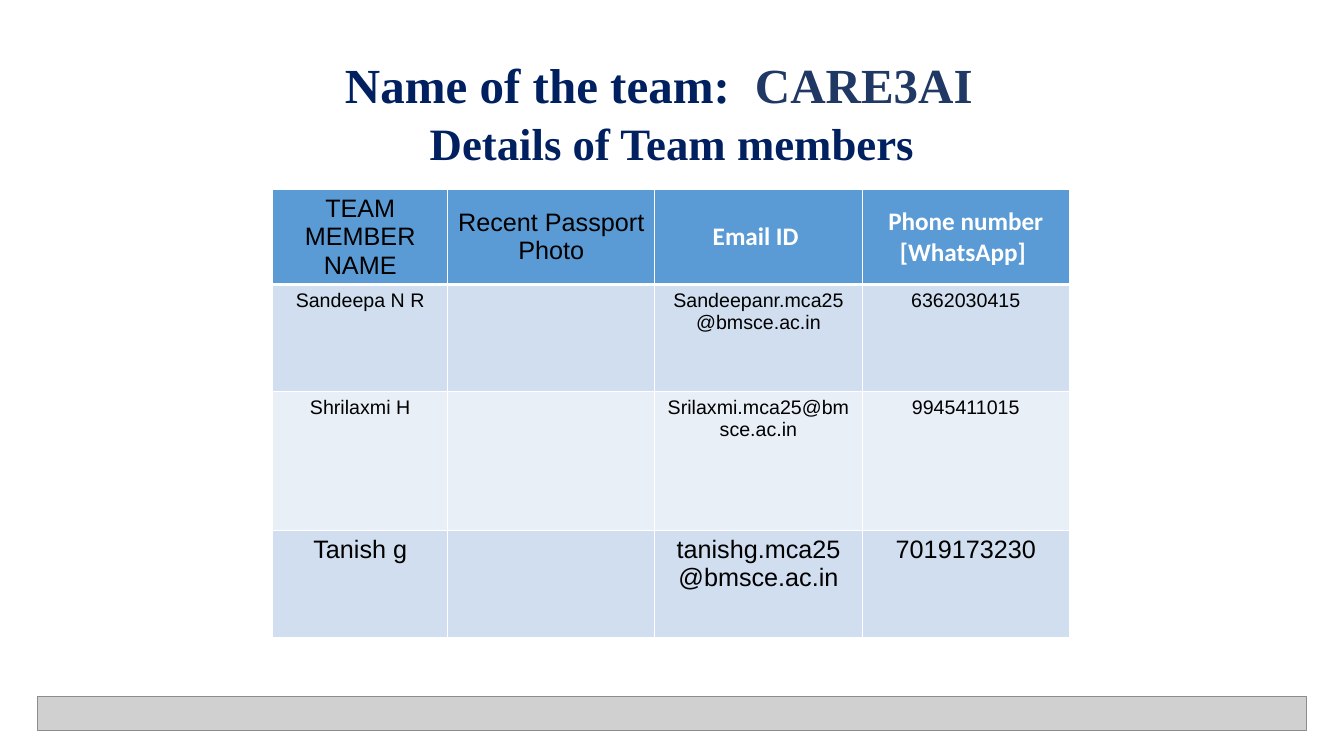
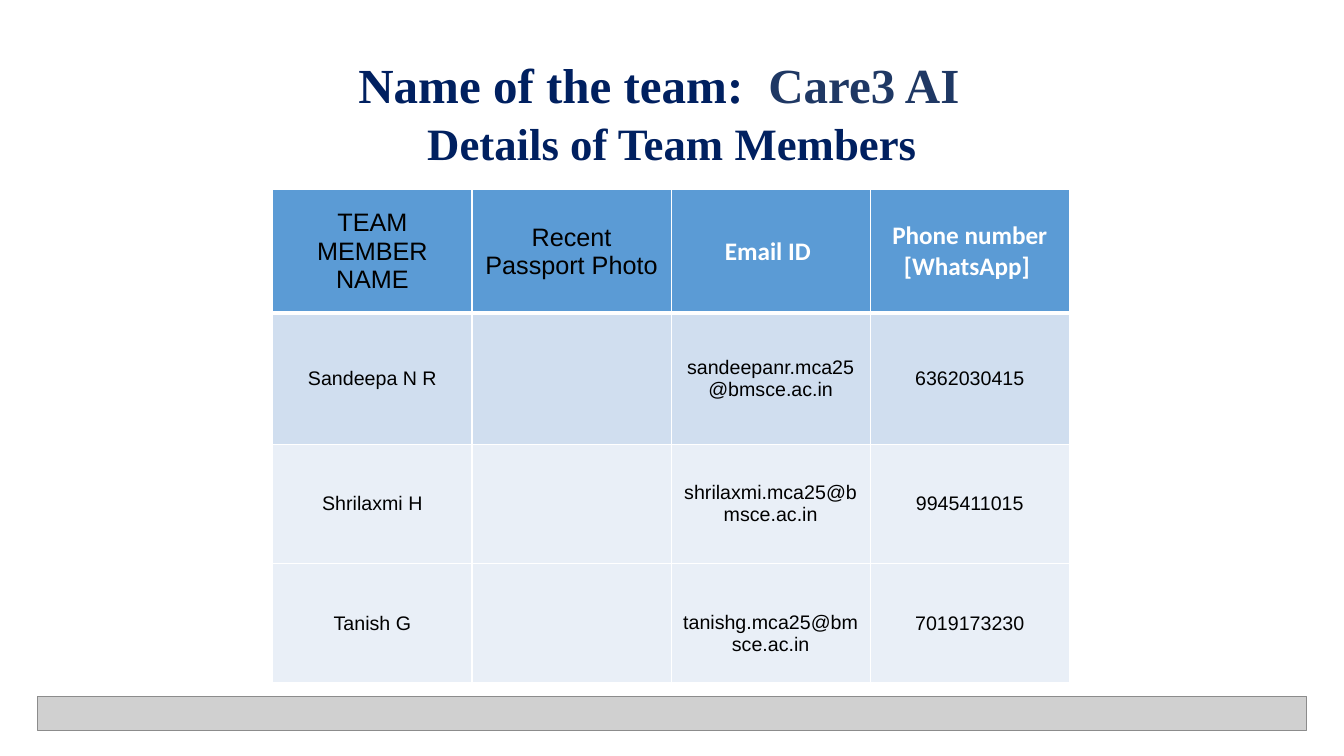
Before and after one commit to sandeep5shetty/langflow-medication-agent, a slide deck: slide 2 of Hackthon Project Presentation.pptx. Drawn at 1344x756 pixels with LibreOffice and Linux fonts; fonts in the diff are those of the drawing; grey boxes stand for pictures. Boxes give left, top, right and bottom in pixels: in the first picture for what was removed or moved away, otherwise in the second. Text is boxed around its words. In the diff, an @@ line names an element or a change of style, - is before the commit and + after.

```diff
--- a/Hackthon Project Presentation.pptx
+++ b/Hackthon Project Presentation.pptx
@@ text at <box>358,68,959,104</box>: text changed @@
-Name of the team: CARE3AI
+Name of the team: Care3 AI
@@ text at <box>427,128,917,161</box>: text changed @@
-Details of Team members
+Details of Team Members
@@ table at <box>273,190,1072,683</box> @@
-row 2, column 3: Sandeepanr.mca25@bmsce.ac.in
+row 2, column 3: sandeepanr.mca25@bmsce.ac.in
-row 3, column 3: Srilaxmi.mca25@bmsce.ac.in
+row 3, column 3: shrilaxmi.mca25@bmsce.ac.in
-row 4, column 1: Tanish g
+row 4, column 1: Tanish G
@@ fill #D0DEEF to #E9EFF7 in row 4 @@
@@ size 18 to 14 pt in "tanishg.mca25@bmsce.ac.in", "7019173230" @@
```
Also in this commit, not shown: 8 other slides changed, 6 slides added, 4 slides removed.
